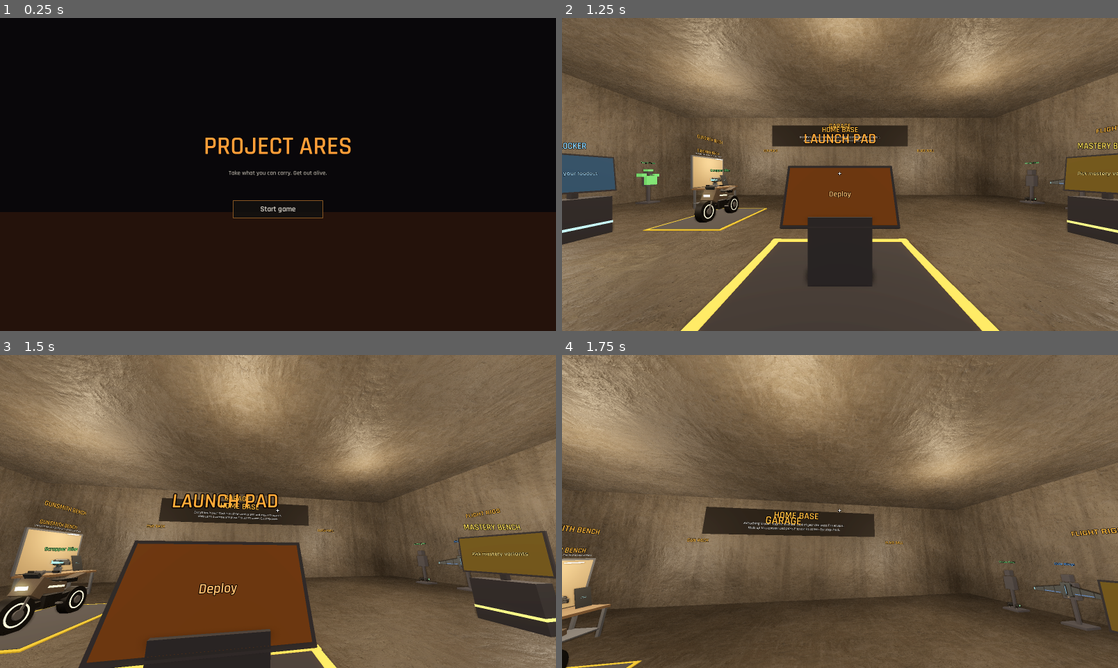
Above: before the commit, frames 1-4 (two rows, left to right).
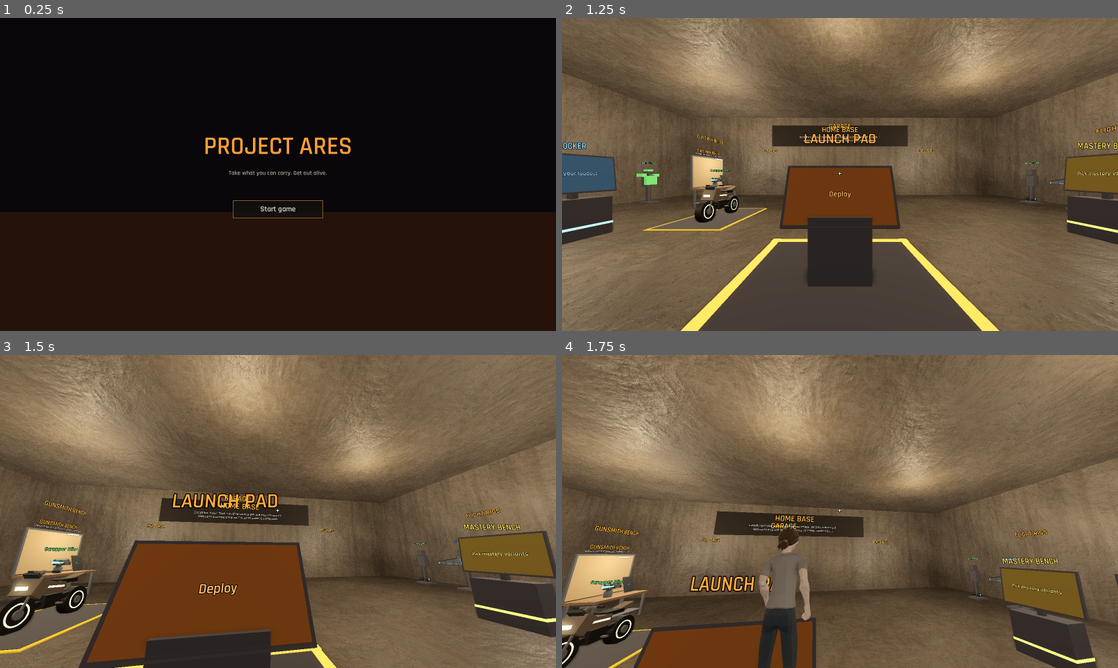
Above: after the commit, the same moments.

Repository: czinabu/projectares
Game: Godot game, scene res://scenes/start.tscn
Two runs of this game, one before a commit and one after it. Both use one fixed random seed, a clock stepped at 60 frames per second and the inputs below.
Inputs (mouse positions are in pixels of both pictures, inside the frame that each line leads up to):
- Up to frame 1 (0.25 s): no input
- Up to frame 2 (1.25 s): click "Start game" at 0.5 s
- Up to frame 3 (1.5 s): tap Enter (redeploy) at 1.25 s; move the mouse to (305, 511) at 1.27 s; hold W (move_forward) from 1.28 s (still down); hold Q (scoreboard, bound only after the commit) from 1.28 s (still down); click (305, 511) at 1.42 s
- Up to frame 4 (1.75 s): keep holding W (move_forward); keep holding Q (scoreboard, bound only after the commit); tap Space (jump) at 1.52 s; tap Tab (scoreboard, bound only before the commit) at 1.55 s

Frames 1-3 are identical in both runs. In frame 4, 34% of the frame differs, in the area x 0-100%, y 0-100%.

Commit message:
Move camera toggle to Tab and scoreboard to hold Q
Co-Authored-By: Claude Sonnet 5.5 <noreply@anthropic.com>
Claude-Session: https://claude.ai/code/session_01GXE5syzpHAG3uUKs3mdf3o

Diff:
--- a/core/input_setup.gd
+++ b/core/input_setup.gd
@@ -16,14 +16,14 @@
 	"heal": KEY_H,
 	"ability": KEY_G,
 	"visor": KEY_T,
-	"toggle_view": KEY_V,
+	"toggle_view": KEY_TAB,
 	"melee_control": KEY_B,
 	"weapon_1": KEY_1,
 	"weapon_2": KEY_2,
 	"weapon_3": KEY_3,
 	"weapon_4": KEY_4,
 	"holster": KEY_Z,
-	"scoreboard": KEY_TAB,
+	"scoreboard": KEY_Q,
 	"sign_out": KEY_L,
 	"redeploy": KEY_ENTER,
 	"phone": KEY_P,
--- a/core/ui/scoreboard.gd
+++ b/core/ui/scoreboard.gd
@@ -1,5 +1,5 @@
 extends CanvasLayer
-## Hold Tab in a raid to see everyone playing: who is fighting, who is down,
+## Hold Q in a raid to see everyone playing: who is fighting, who is down,
 ## who has left, kills across all their lives, and their renown and bounty. Plain themed controls so the UI theme styles it.
 
 const RaidRoster := preload("res://core/ui/raid_roster.gd")
--- a/tests/test_runner.gd
+++ b/tests/test_runner.gd
@@ -839,7 +839,7 @@
 	check(main.raid != null and not main.hub.visible, "deploying starts a raid")
 	check(main.controller.camera.current and main.hud != null, "raid has a camera and HUD")
 	check(main.nameplates != null and main.scoreboard != null and not main.scoreboard.visible,
-			"raid has nameplates and a scoreboard, closed until Tab is held")
+			"raid has nameplates and a scoreboard, closed until Q is held")
 	var controller: PlayerController = main.controller
 	check(controller.view_mode == PlayerController.ViewMode.FIRST and not controller.is_third_person(),
 			"camera starts in first-person")
@@ -2641,8 +2641,8 @@
 func _test_nameplates_and_scoreboard() -> void:
 	print("Nameplates and scoreboard")
 	check(InputMap.has_action("scoreboard") and InputMap.action_get_events("scoreboard").any(
-			func(e: InputEvent) -> bool: return e is InputEventKey and e.physical_keycode == KEY_TAB),
-			"Tab is bound to the scoreboard")
+			func(e: InputEvent) -> bool: return e is InputEventKey and e.physical_keycode == KEY_Q),
+			"Q is bound to the scoreboard")
 	var raid := Raid.new()
 	add_child(raid)
 	raid.start_server(Worlds.get_world("ashfront"), 71)
